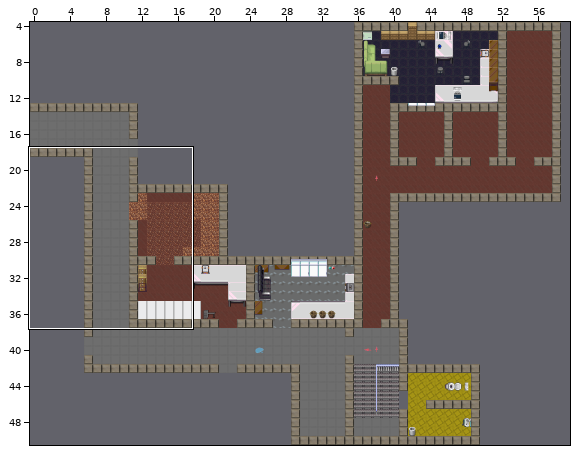
Two versions of a level (Tiled map (JSON), zl-map/maps/zl-og.json). Above: a wide view before the commit, with the close-up outlined.
Close-up. Before:
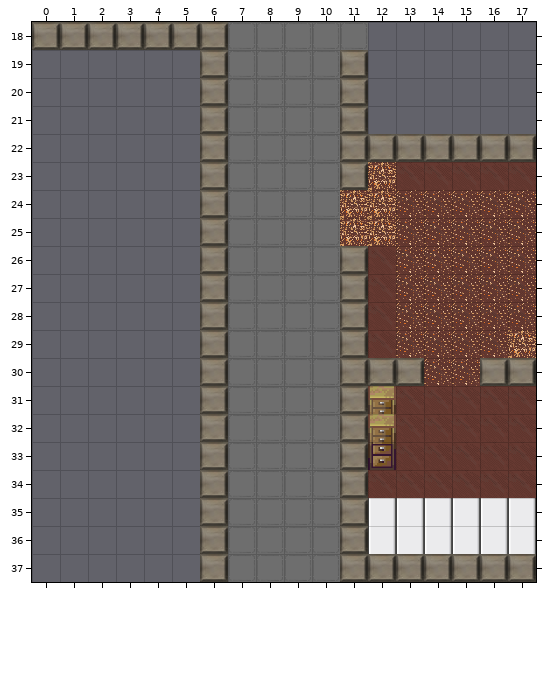
Cells are 32x32 px. Shown: x 0..17, y 18..37. The commit also changed other parts of the map, which this record leaves out.
The result:
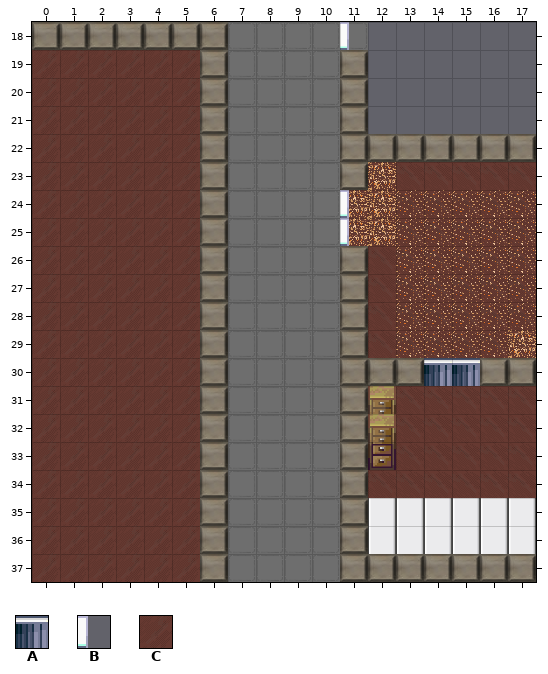
Key: from "office_1": A 43 turned 270, B 44 turned 270; from "z-Labor-floor3434": C 9 turned 90.
_ is an empty cell.
Edits made:
Layer "floor":
y 19..37: x 0..5 ______ -> CCCCCC
Layer "on-top-of-things":
y 18: x 11 _ -> B
y 24..25: x 11 _ -> B
y 30: x 14..15 __ -> AA
